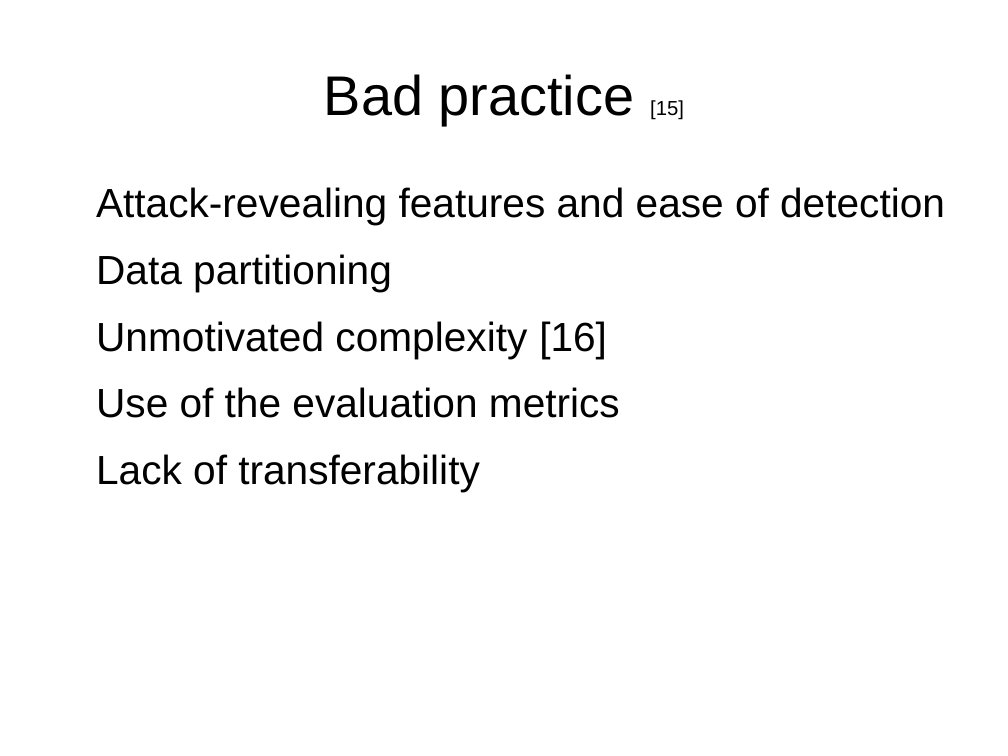
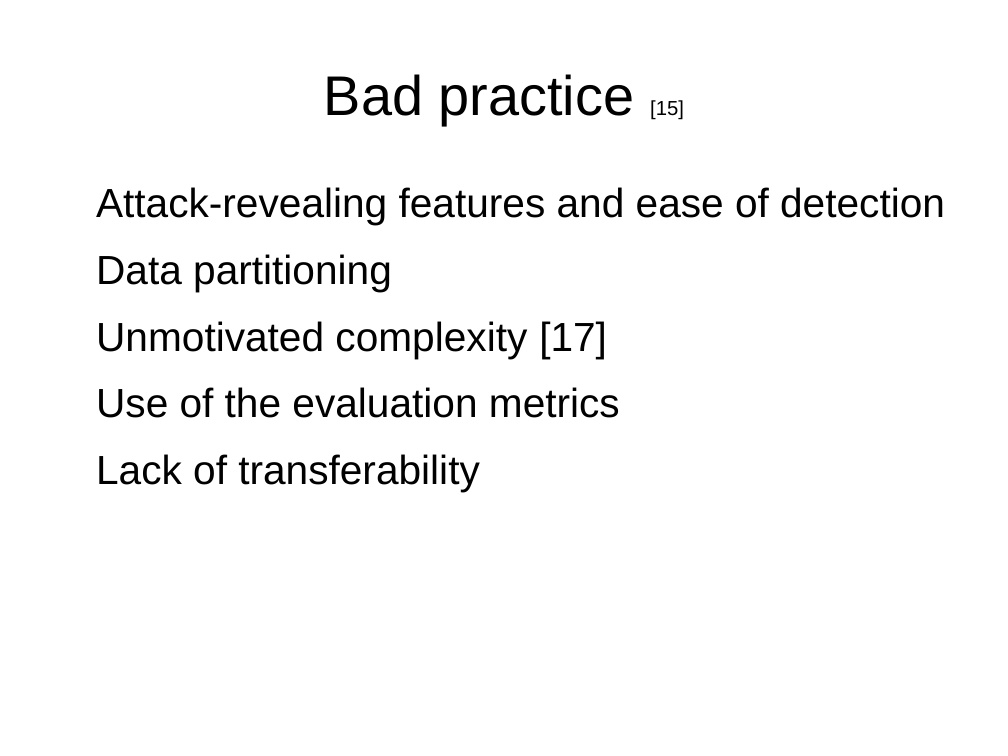
Before and after one commit to ludotosk/tesi, a slide deck: slide 12 of documents/presentazione-paper-review.odp. Drawn at 1008x756 pixels with LibreOffice and Linux fonts; fonts in the diff are those of the drawing; background and template pictures are left out. Boxes give left, top, right and bottom in pixels: in the first picture for what was removed or moved away, otherwise in the second. Text is boxed around its words. In the diff, an @@ line names an element or a change of style, - is before the commit and + after.

```diff
--- a/documents/presentazione-paper-review.odp
+++ b/documents/presentazione-paper-review.odp
@@ text at <box>96,321,607,358</box>: text changed @@
-• Unmotivated complexity [16]
+• Unmotivated complexity [17]
```
Also in this commit, not shown: 2 other slides changed, 2 slides added.
